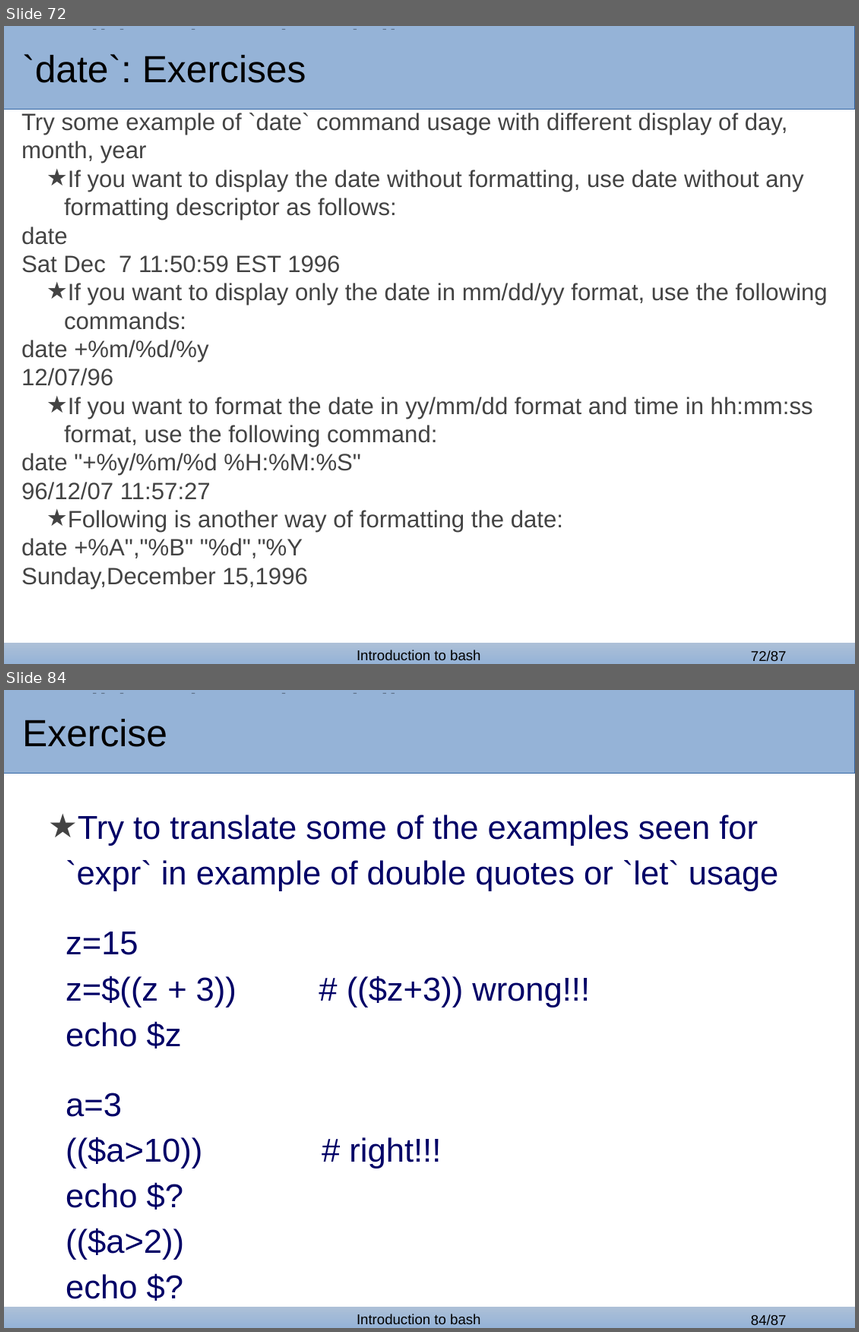
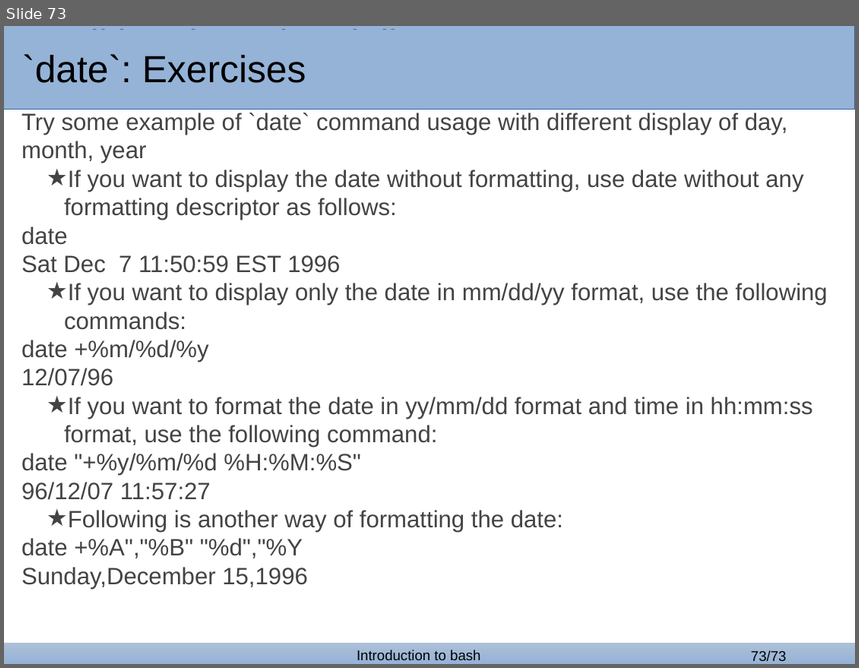
Before and after one commit to GozDavid/bash_lectures, a slide deck: bash_1.odp. Shown one above the other, each under a label of ours: slides 72 and 84 before the commit, slide 73 after it; the slides between them are not shown. The pictures are 859x1332 and 859x668 pixels, drawn with LibreOffice and Linux fonts; fonts in the diff are those of the drawing; background and template pictures are left out. Boxes give left, top, right and bottom in pixels: in the first picture for what was removed or moved away, otherwise in the second. Text is boxed around its words. In the diff, an @@ line names an element or a change of style, - is before the commit and + after.

```diff
--- a/bash_1.odp
+++ b/bash_1.odp
@@ slide 84 removed at box(4, 690, 855, 1328), background #FFFFFF; not listed: 4 template elements that a slide beside it also shows @@
@@ rectangle removed at box(4, 693, 703, 770) @@
-Exercise
@@ title removed at box(22, 693, 469, 728) @@
-Traditional service delivery
@@ text removed at box(66, 815, 779, 1300) @@
-★ Try to translate some of the examples seen for `expr` in example of double quotes or `let` usage
-z=15
-z=$((z + 3)) # (($z+3)) wrong!!!
-echo $z
-a=3
-(($a>10)) # right!!!
-echo $?
-(($a>2))
-echo $?
@@ what was slide 72 is now slide 73 @@
@@ page number at box(751, 651, 787, 661): text changed @@
-72/87
+73/73
```
Also in this commit, not shown: 4 slides changed, 1 slide added, 14 other slides removed, 1 other file.
